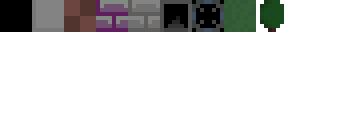
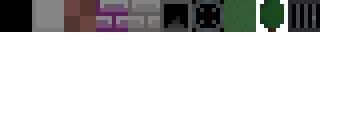
Layers edited between the first and the second (352, 128) image:
painted on "spritesheet0.png" over [288, 0, 320, 32]
